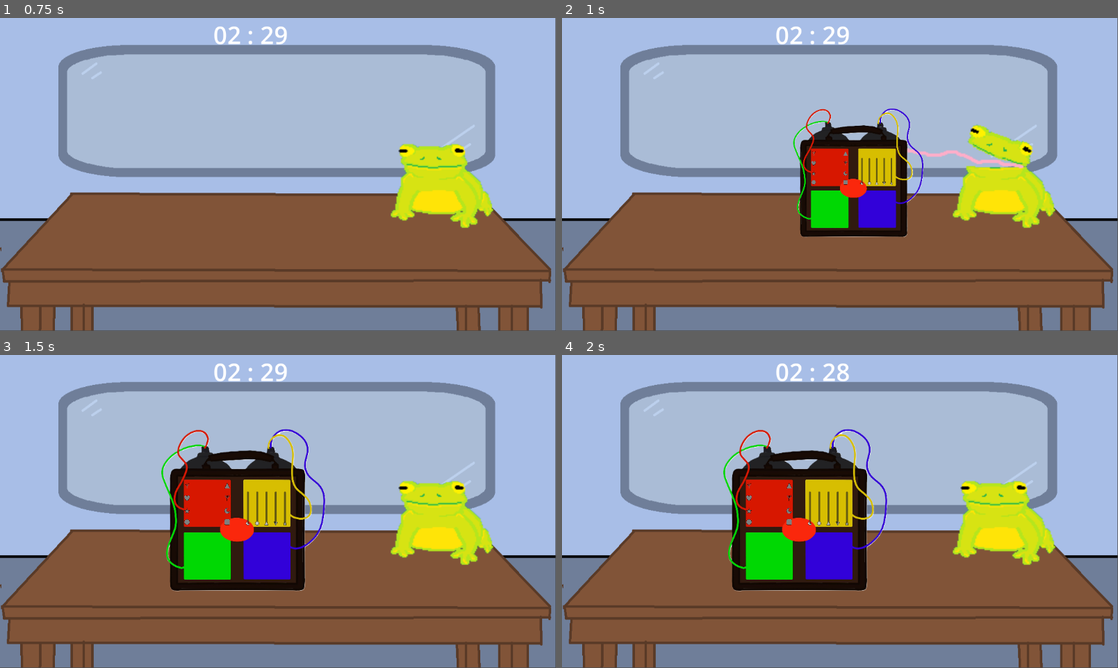
Above: before the commit, frames 1-4 (two rows, left to right).
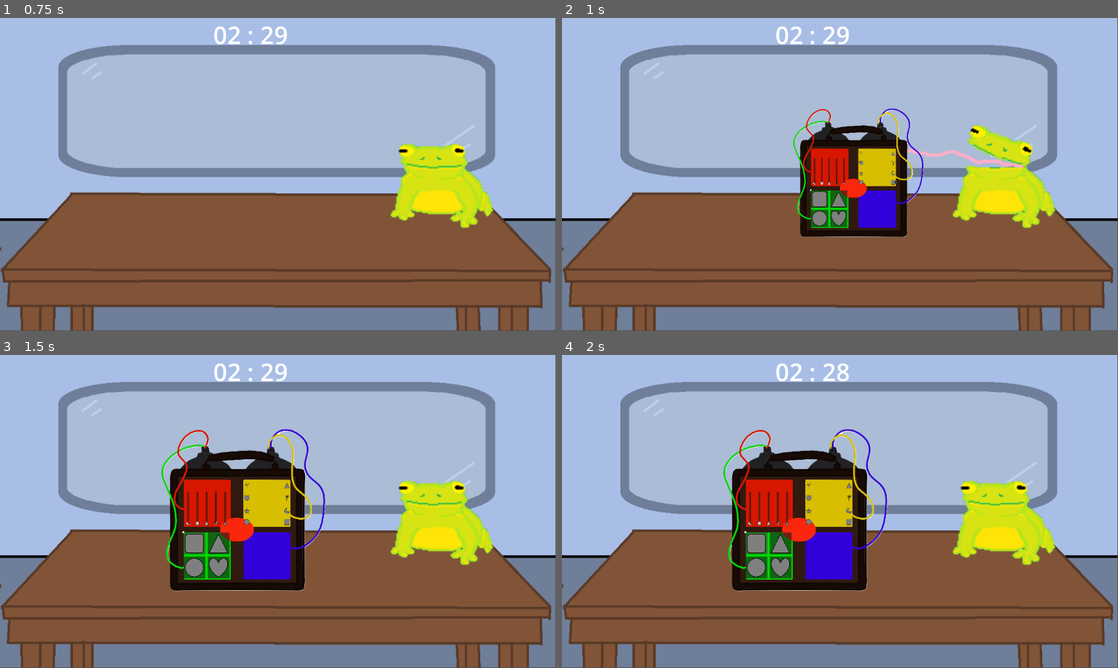
Above: after the commit, the same moments.

Repository: DepressoExpressoBoi/Godot-Wild-Jam-Signal
Game: Godot game, scene res://scenes/game_controller.tscn
The game is run twice, just before and just after one commit, with the same random seed, the same clock (stepped at 60 frames per second) and the same inputs. The engine's default icon, where the game draws it, is replaced by a stand-in: a white triangle on a blue panel in a dark square.
Inputs (mouse positions are in pixels of both pictures, inside the frame that each line leads up to):
- Up to frame 1 (0.75 s): click (266, 140) at 0.5 s
- Up to frame 2 (1 s): no input
- Up to frame 3 (1.5 s): click (194, 542) at 1.27 s
- Up to frame 4 (2 s): no input

Frame 1 is identical in both runs. In frame 2, 1.1% of the frame differs, in the area x 44-60%, y 42-67%; in frame 3, 1.7%, in the area x 32-53%, y 40-72%; in frame 4, 1.7%.

Commit message:
Simon says finished simon says

Diff:
--- a/scenes/bomb.gd
+++ b/scenes/bomb.gd
@@ -15,7 +15,7 @@
 func _ready() -> void:
 	var selected_puzzle
 	var remaining_puzzles
-	for i in 2:
+	for i in 3:
 		selected_puzzle = all_puzzles.pick_random()
 		all_puzzles.erase(selected_puzzle)
 		bomb_puzzles.append(selected_puzzle)
--- a/scenes/bomb.tscn
+++ b/scenes/bomb.tscn
@@ -4,6 +4,7 @@
 [ext_resource type="PackedScene" uid="uid://bkyl2ft0vr0v6" path="res://scenes/puzzle_scenes/wire_match.tscn" id="2_84slv"]
 [ext_resource type="PackedScene" uid="uid://c8llpsare1wuv" path="res://scenes/puzzle_scenes/power_sliders.tscn" id="2_j15uc"]
 [ext_resource type="Script" uid="uid://ba70aqyd6uj38" path="res://scenes/bomb.gd" id="2_nxi8k"]
+[ext_resource type="PackedScene" uid="uid://brildpp86bumd" path="res://scenes/puzzle_scenes/simon_says.tscn" id="5_nxi8k"]
 
 [sub_resource type="RectangleShape2D" id="RectangleShape2D_84slv"]
 size = Vector2(1380, 1368)
@@ -37,5 +38,8 @@
 mouse_filter = 1
 metadata/_edit_use_anchors_ = true
 
+[node name="PUZZLE-SimonSays" parent="." unique_id=1235837024 instance=ExtResource("5_nxi8k")]
+scale = Vector2(0.4, 0.4)
+
 [connection signal="gui_input" from="PUZZLE-WireMatch" to="." method="_on_puzzle_wire_match_gui_input"]
 [connection signal="gui_input" from="PUZZLE-PowerSliders" to="." method="_on_puzzle_power_sliders_gui_input"]
--- /dev/null
+++ b/scenes/puzzle_scenes/code_solver.gd
@@ -0,0 +1,81 @@
+extends Control
+
+var shape_options = ['square', 'circle', 'triangle', 'heart']
+
+@export var solved = false
+@export var shape_solution = []
+@export var color_designation = 'red'
+@export var puzzle_type = "SimonSays"
+
+@onready var ButtonSquare = $Square
+@onready var ButtonCircle = $Circle
+@onready var ButtonTriangle = $Triangle
+@onready var ButtonHeart = $Heart
+
+enum button {square, circle, triangle, heart}
+
+var playerCursor:int = 0;
+var sequence:Array = [];
+var idle:bool = true;
+var _idleChangeTimer:float = 5.0;
+const _idleChangeTimerStart:float = 5.0;
+const _idleChangeTimerReset:float = 3.0;
+
+func _ready() -> void:
+	create_shape_solution()
+	sequence = shape_solution
+	print(shape_solution)
+	#Set the player sequence at the begining
+	playerCursor = 0;
+
+func create_shape_solution() -> void:
+	var shape_options_copy = shape_options.duplicate()
+	shape_options_copy.shuffle()
+	for x in 4:
+		shape_solution.append(shape_options_copy.pop_back())
+
+func _process(delta):
+	if not idle:
+		return;
+
+	_idleChangeTimer -= delta;
+	if _idleChangeTimer <= 0:
+		_idleChangeTimer = _idleChangeTimerReset;
+		await(get_tree().create_timer(0.5))
+
+		if not idle: return;
+
+func resetGame():
+	idle = true;
+	_idleChangeTimer = _idleChangeTimerStart;
+	playerCursor = 0
+
+func _error():
+	print("WRONG")
+	resetGame();
+
+#Connected from buttons with a diferent parameter each
+func _checkPlayerButton(button:int):
+	if (playerCursor < sequence.size()) and sequence[playerCursor] == shape_options[button]:
+		playerCursor += 1;
+		print("CORRECT")
+	elif (playerCursor == 4):
+		print("FINISH")
+	else:
+		_error();
+
+
+func _on_square_pressed() -> void:
+	_checkPlayerButton(button.square)
+
+
+func _on_triangle_pressed() -> void:
+	_checkPlayerButton(button.triangle)
+
+
+func _on_circle_pressed() -> void:
+	_checkPlayerButton(button.circle)
+
+
+func _on_heart_pressed() -> void:
+	_checkPlayerButton(button.heart)
--- /dev/null
+++ b/scenes/puzzle_scenes/code_solver.tscn
@@ -0,0 +1,12 @@
+[gd_scene format=3 uid="uid://dvoqx5vgtnx0m"]
+
+[ext_resource type="Script" uid="uid://ddpp3teu5xab2" path="res://scenes/puzzle_scenes/code_solver.gd" id="1_pxk7w"]
+
+[node name="CodeSolver" type="Control" unique_id=653885062]
+layout_mode = 3
+anchors_preset = 15
+anchor_right = 1.0
+anchor_bottom = 1.0
+grow_horizontal = 2
+grow_vertical = 2
+script = ExtResource("1_pxk7w")
--- /dev/null
+++ b/scenes/puzzle_scenes/simon_says.gd
@@ -0,0 +1,93 @@
+extends Control
+
+var shape_options = ['square', 'circle', 'triangle', 'heart']
+
+@export var solved = false
+@export var shape_solution = []
+@export var color_designation = 'red'
+@export var puzzle_type = "SimonSays"
+
+@onready var ButtonSquare = $Square
+@onready var ButtonCircle = $Circle
+@onready var ButtonTriangle = $Triangle
+@onready var ButtonHeart = $Heart
+
+enum button {square, circle, triangle, heart}
+
+var playerCursor:int = 0;
+var sequence:Array = [];
+var idle:bool = true;
+var _idleChangeTimer:float = 5.0;
+const _idleChangeTimerStart:float = 5.0;
+const _idleChangeTimerReset:float = 3.0;
+
+func _ready() -> void:
+	create_shape_solution()
+	sequence = shape_solution
+	print(shape_solution)
+	#Set the player sequence at the begining
+	playerCursor = 0;
+
+func create_shape_solution() -> void:
+	var shape_options_copy = shape_options.duplicate()
+	shape_options_copy.shuffle()
+	for x in 4:
+		shape_solution.append(shape_options_copy.pop_back())
+
+func _process(delta):
+	if not idle:
+		return;
+
+	_idleChangeTimer -= delta;
+	if _idleChangeTimer <= 0:
+		resetGame()
+
+
+		if not idle: return;
+
+func resetGame():
+	idle = true;
+	_idleChangeTimer = _idleChangeTimerStart;
+	playerCursor = 0
+	print("RESET")
+
+func _error():
+	print("WRONG")
+	idle = false
+	resetGame();
+
+#Connected from buttons with a diferent parameter each
+func _checkPlayerButton(button:int):
+	if (playerCursor < sequence.size()) and sequence[playerCursor] == shape_options[button]:
+		playerCursor += 1;
+		_idleChangeTimer = _idleChangeTimerReset;
+		print("CORRECT")
+		if (playerCursor == 4):
+			print("FINISH")
+			solved = true
+			solved_puzzle_conditions()
+	else:
+		_error();
+
+func solved_puzzle_conditions() -> void:
+	if solved == true:
+		idle = false
+		ButtonSquare.disabled = true
+		ButtonTriangle.disabled = true
+		ButtonCircle.disabled = true
+		ButtonHeart.disabled = true
+
+func _on_square_pressed() -> void:
+	_checkPlayerButton(button.square)
+
+
+func _on_triangle_pressed() -> void:
+	_checkPlayerButton(button.triangle)
+
+
+func _on_circle_pressed() -> void:
+	_checkPlayerButton(button.circle)
+
+
+func _on_heart_pressed() -> void:
+	_checkPlayerButton(button.heart)
--- /dev/null
+++ b/scenes/puzzle_scenes/simon_says.tscn
@@ -0,0 +1,68 @@
+[gd_scene format=3 uid="uid://brildpp86bumd"]
+
+[ext_resource type="Script" uid="uid://dja7flbeuuyxg" path="res://scenes/puzzle_scenes/simon_says.gd" id="1_u6qvf"]
+[ext_resource type="Texture2D" uid="uid://d1rwpletj8amn" path="res://assets/shape_icons/square/square_icon.png" id="2_eeejr"]
+[ext_resource type="Texture2D" uid="uid://dn58gra42p6uc" path="res://assets/shape_icons/triangle/triangle_icon.png" id="3_ytpmi"]
+[ext_resource type="Texture2D" uid="uid://2bhjpgxeyl81" path="res://assets/shape_icons/circle/circle_icon.png" id="4_kk1mn"]
+[ext_resource type="Texture2D" uid="uid://ccc622t0vnh1c" path="res://assets/shape_icons/heart/heart_icon.png" id="5_xlx3t"]
+
+[node name="Control" type="Control" unique_id=1235837024]
+layout_mode = 3
+anchors_preset = 15
+anchor_right = 1.0
+anchor_bottom = 1.0
+offset_right = -152.0
+offset_bottom = 352.0
+grow_horizontal = 2
+grow_vertical = 2
+script = ExtResource("1_u6qvf")
+
+[node name="Background" type="ColorRect" parent="." unique_id=1011900623]
+layout_mode = 0
+offset_right = 40.0
+offset_bottom = 40.0
+
+[node name="Square" type="Button" parent="." unique_id=403667685]
+layout_mode = 0
+offset_left = 25.0
+offset_top = 25.0
+offset_right = 475.0
+offset_bottom = 475.0
+icon = ExtResource("2_eeejr")
+icon_alignment = 1
+expand_icon = true
+
+[node name="Triangle" type="Button" parent="." unique_id=1537084090]
+layout_mode = 0
+offset_left = 525.0
+offset_top = 25.0
+offset_right = 975.0
+offset_bottom = 475.0
+icon = ExtResource("3_ytpmi")
+icon_alignment = 1
+expand_icon = true
+
+[node name="Circle" type="Button" parent="." unique_id=1326815101]
+layout_mode = 0
+offset_left = 25.0
+offset_top = 525.0
+offset_right = 475.0
+offset_bottom = 975.0
+icon = ExtResource("4_kk1mn")
+icon_alignment = 1
+expand_icon = true
+
+[node name="Heart" type="Button" parent="." unique_id=1787892727]
+layout_mode = 0
+offset_left = 525.0
+offset_top = 525.0
+offset_right = 975.0
+offset_bottom = 975.0
+icon = ExtResource("5_xlx3t")
+icon_alignment = 1
+expand_icon = true
+
+[connection signal="pressed" from="Square" to="." method="_on_square_pressed"]
+[connection signal="pressed" from="Triangle" to="." method="_on_triangle_pressed"]
+[connection signal="pressed" from="Circle" to="." method="_on_circle_pressed"]
+[connection signal="pressed" from="Heart" to="." method="_on_heart_pressed"]
--- a/scripts/bomb_and_frog.gd
+++ b/scripts/bomb_and_frog.gd
@@ -18,6 +18,7 @@
 # Variables needed for specific puzzles (i.e. the wire match any future puzzle)
 var wire_match_clue_selected = false
 var wire_match_clue
+var simon_says_clue
 
 var grown_bomb_default_pos
 
@@ -91,6 +92,14 @@
 			if not puzzle.solved:
 				clue_shape = puzzle_solutions[random_puzzle_color][2].pick_random()
 			return clue_shape
+		'SimonSays':
+			if not puzzle.solved:
+				simon_says_clue = puzzle_solutions[random_puzzle_color][2]
+				clue_shape = simon_says_clue.pop_front()
+				simon_says_clue.push_back(clue_shape)
+
+			print('Simon says clue: ', clue_shape)
+			return clue_shape
 		_:
 			print('You fucked up in choose_puzzle_clue!')
 			return 'failure'
Not shown, added: scenes/puzzle_scenes/code_solver.gd.uid
Not shown, added: scenes/puzzle_scenes/simon_says.gd.uid
